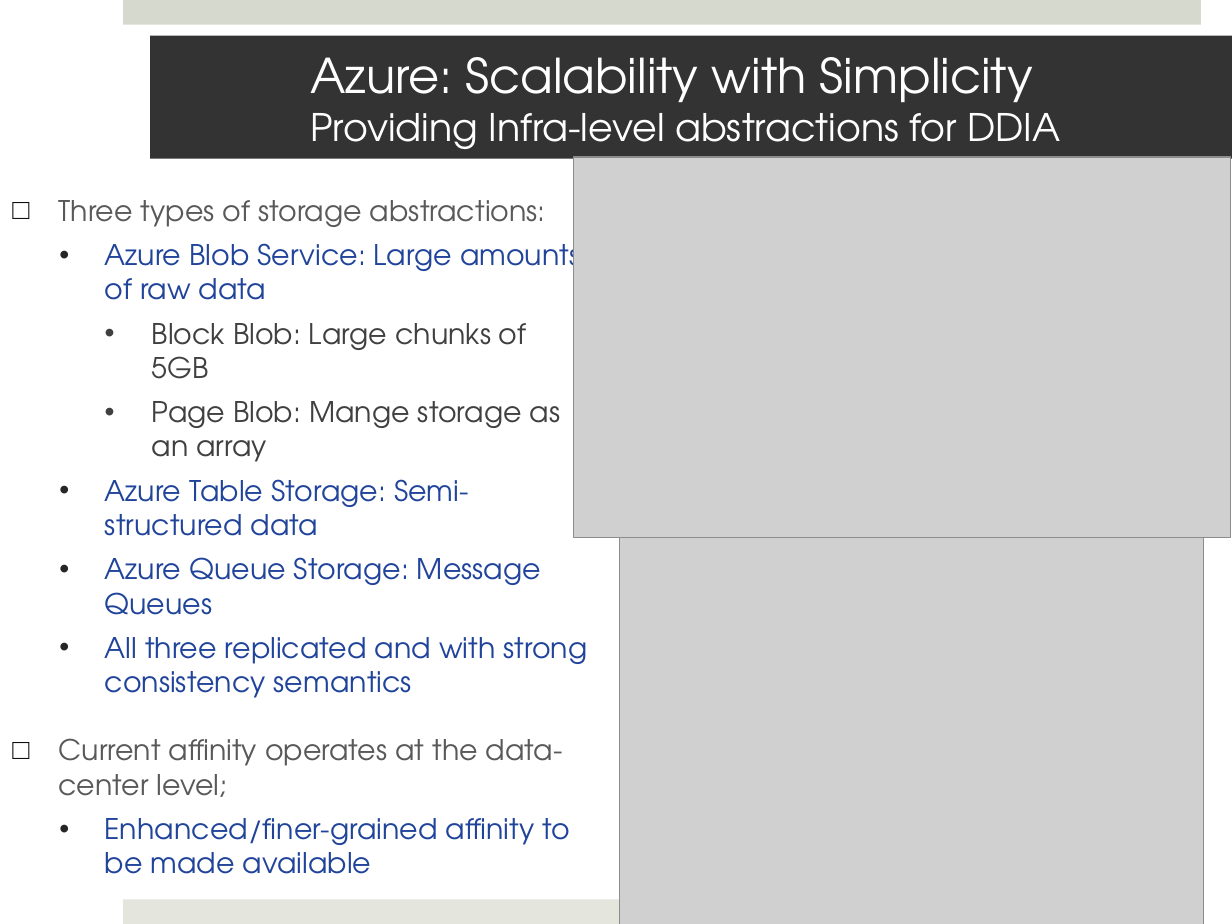
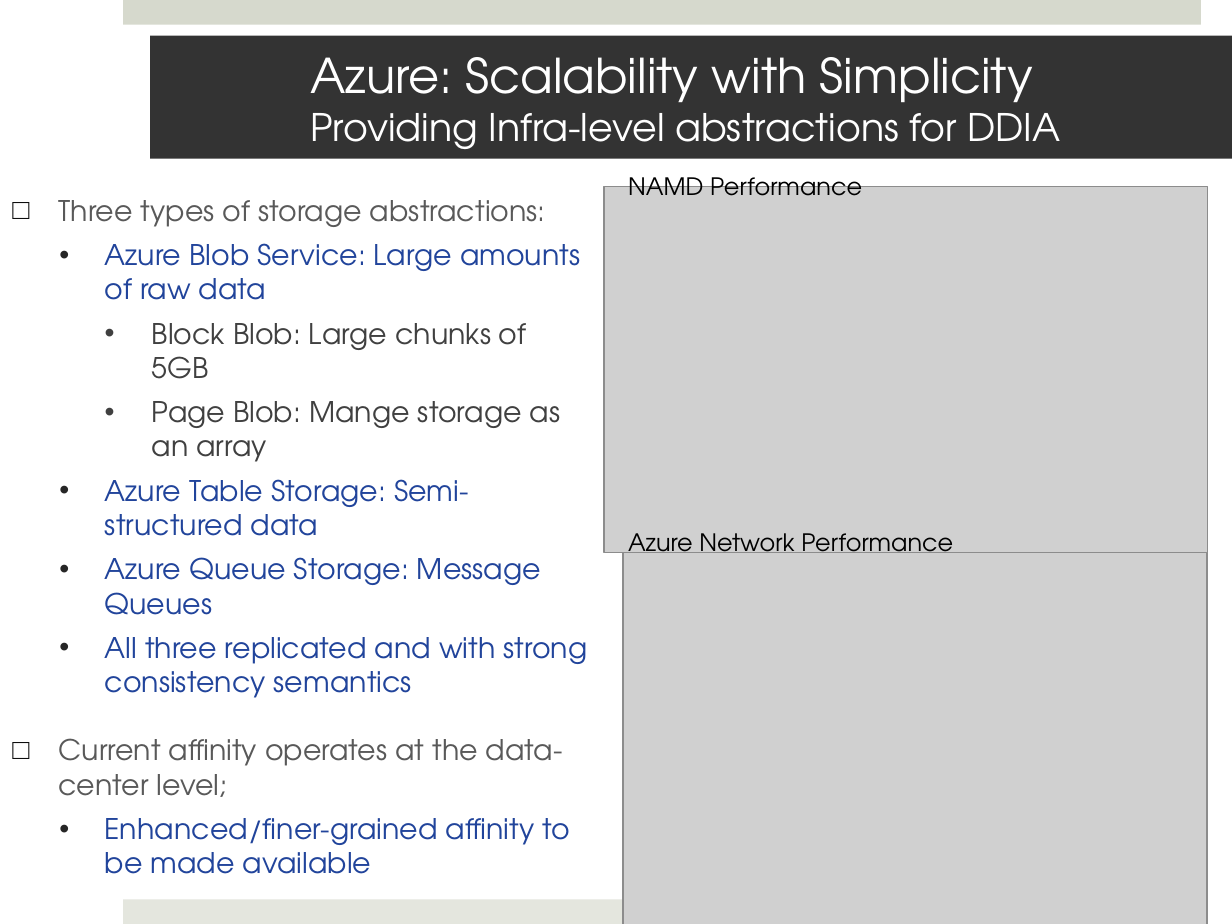
Before and after one commit to saga-project/saga-cpp-legacy-projects, a slide deck: slide 18 of papers/cloudcom10/presentation/saga-azure-cloudcom10.pptx. Drawn at 1232x924 pixels with LibreOffice and Linux fonts; fonts in the diff are those of the drawing; grey boxes stand for pictures. Boxes give left, top, right and bottom in pixels: in the first picture for what was removed or moved away, otherwise in the second. Text is boxed around its words. In the diff, an @@ line names an element or a change of style, - is before the commit and + after.

Commit message:
added one performance and pilot store slide

```diff
--- a/papers/cloudcom10/presentation/saga-azure-cloudcom10.pptx
+++ b/papers/cloudcom10/presentation/saga-azure-cloudcom10.pptx
@@ text added at [628, 171, 862, 196], 14 pt, text #000000 @@
+NAMD Performance
@@ picture: place and size @@
-picture at [573, 156, 1231, 537]
+picture at [604, 186, 1207, 552]
@@ picture: place and size @@
-picture at [620, 441, 1204, 924]
+picture at [623, 423, 1207, 924]
@@ text added at [628, 533, 953, 553], 14 pt, text #000000 @@
+Azure Network Performance
```
Also in this commit, not shown: 2 slides added.
